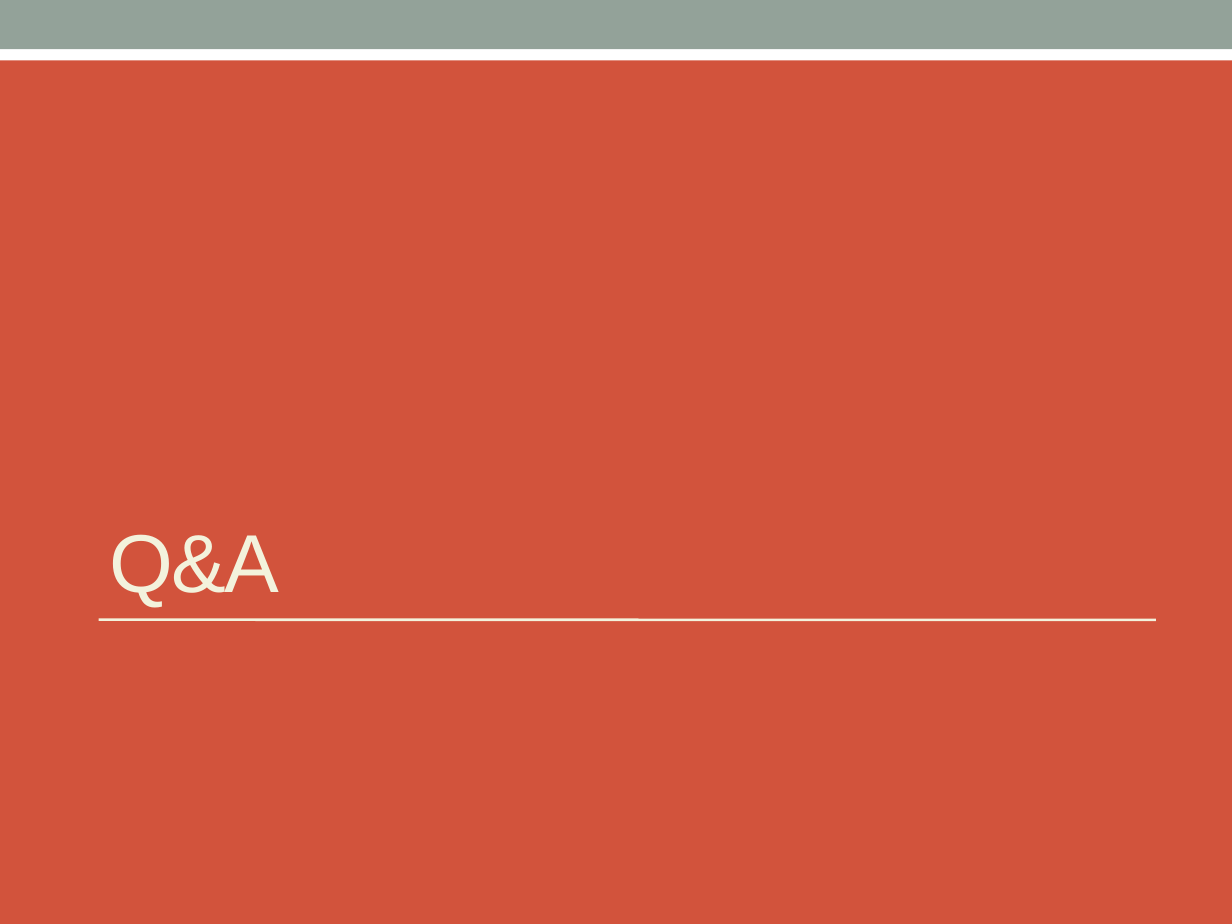
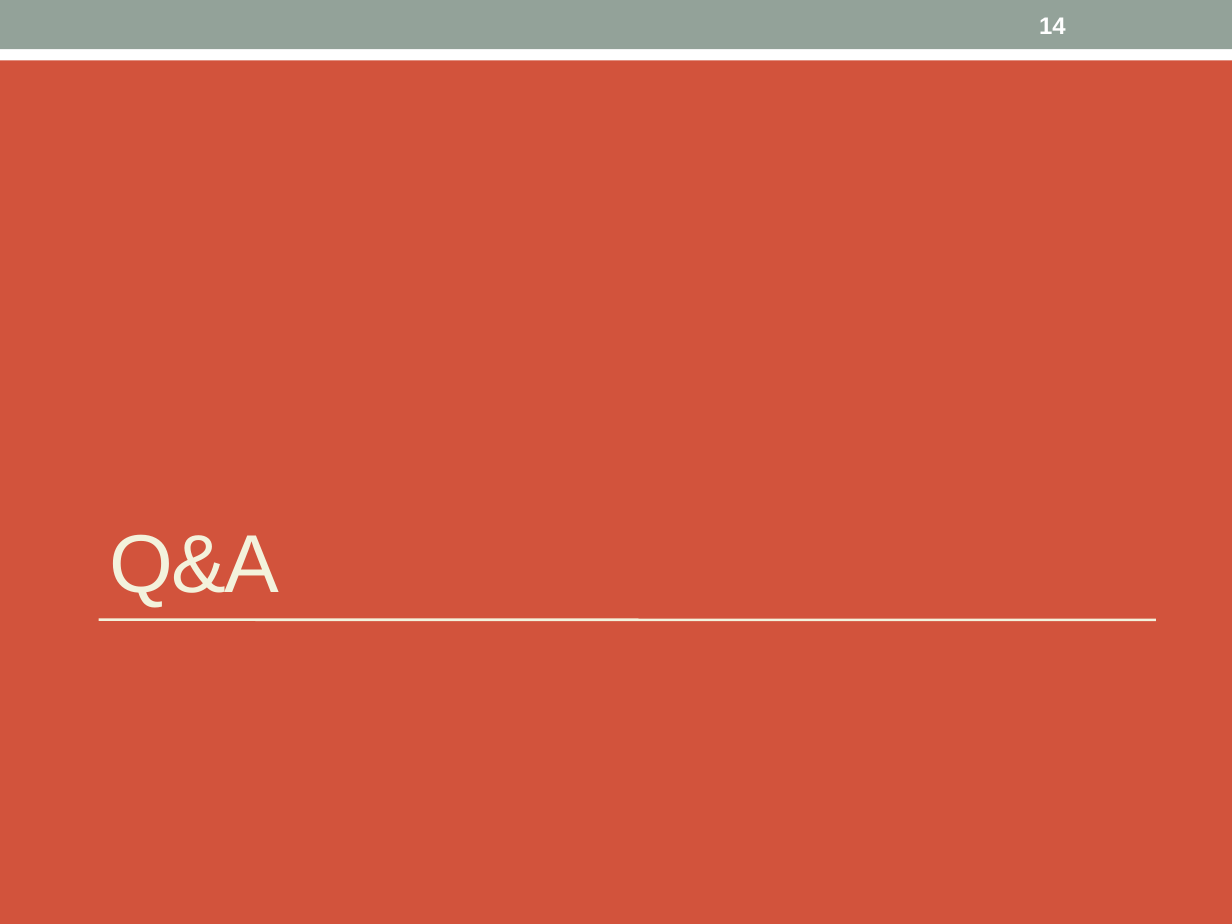
Before and after one commit to hunterhector/LangStats12Spring, a slide deck: slide 14 of Slides/11761-slides.pptx (slide 15 before the commit). Drawn at 1232x924 pixels with LibreOffice and Linux fonts; fonts in the diff are those of the drawing. Boxes give left, top, right and bottom in pixels: in the first picture for what was removed or moved away, otherwise in the second. Text is boxed around its words. In the diff, an @@ line names an element or a change of style, - is before the commit and + after.

```diff
--- a/Slides/11761-slides.pptx
+++ b/Slides/11761-slides.pptx
@@ page number added at box(1039, 17, 1066, 34), 14 pt, text #FFFFFF, bold @@
+14
```
Also in this commit, not shown: 10 other slides changed, 2 slides added, 3 slides removed.
